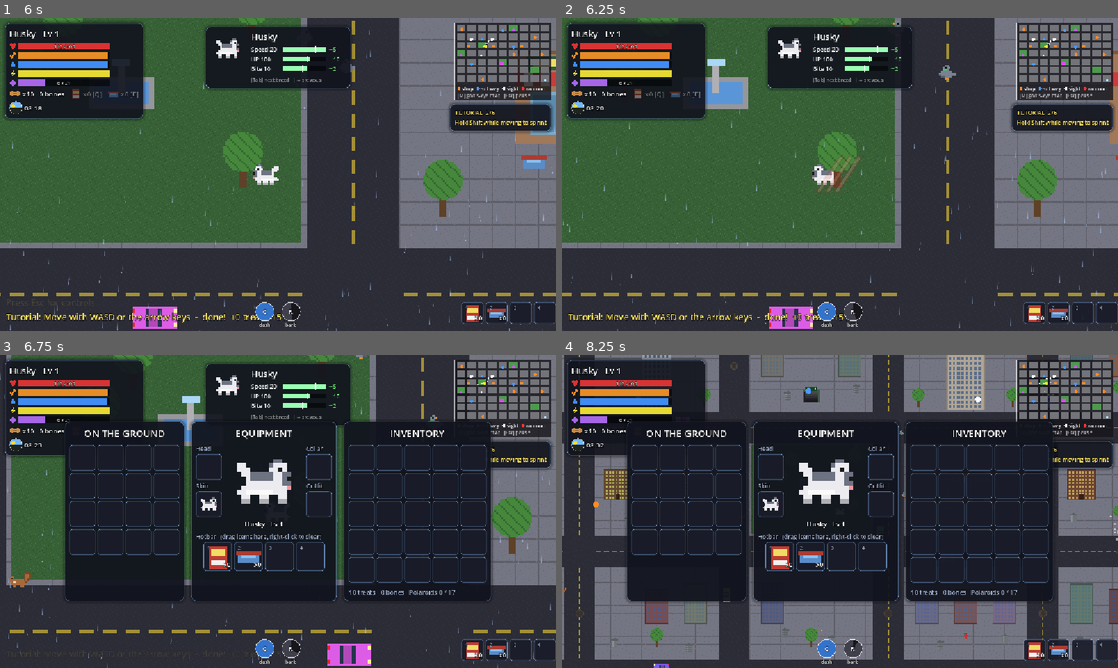
Above: before the commit, frames 1-4 (two rows, left to right).
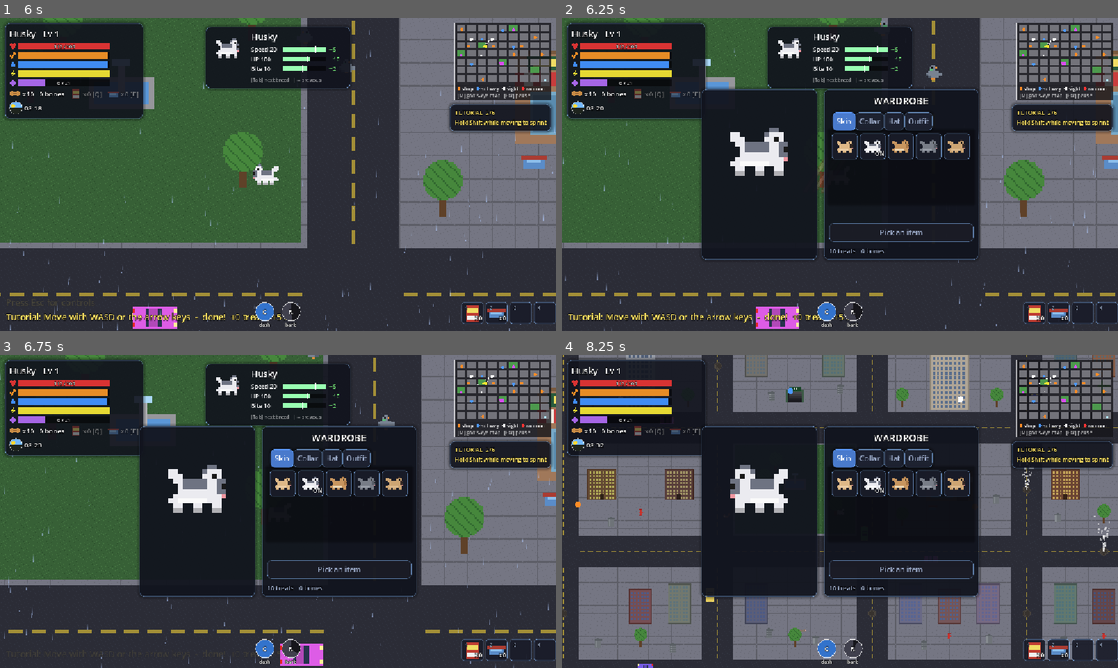
Above: after the commit, the same moments.

Repository: Damon1o/new-dog-city
Game: Godot game, scene res://scenes/Home.tscn
The game is run twice, just before and just after one commit, with the same random seed, the same clock (stepped at 60 frames per second) and the same inputs.
Inputs (mouse positions are in pixels of both pictures, inside the frame that each line leads up to):
- Up to frame 1 (6 s): click "Wardrobe" at 0.5 s; click "Album" at 1.25 s; click "New Story" at 2 s; tap Enter at 2.75 s; move the mouse to (400, 158) at 2.77 s; hold D (move_right) 2.78-3.5 s; hold Space (bite) 2.78-3.5 s; tap R (bark) at 2.85 s; click (400, 158) at 2.92 s; drag from (166, 190) to (250, 237) at 3.52 s; move the mouse to (333, 105) at 4.27 s; hold D (move_right) 4.28-5 s; tap Tab (breed) at 4.35 s; click (333, 105) at 4.42 s; tap Q (purina) at 4.55 s; drag from (250, 237) to (111, 127) at 5.02 s; move the mouse to (444, 221) at 5.77 s; hold A (move_left) from 5.78 s (still down); tap E (water) at 5.85 s; click (444, 221) at 5.92 s
- Up to frame 2 (6.25 s): keep holding A (move_left); tap B (wardrobe, bound only after the commit) at 6.05 s
- Up to frame 3 (6.75 s): tap I (inventory) at 6.4 s; release A (move_left) at 6.5 s; drag from (111, 464) to (194, 433) at 6.52 s
- Up to frame 4 (8.25 s): move the mouse to (867, 511) at 7.27 s; hold S (move_down) 7.28-8 s; hold Space (bite) 7.28-8 s; tap R (bark) at 7.35 s; click (867, 511) at 7.42 s; tap M (map) at 7.9 s; drag from (756, 433) to (728, 527) at 8.02 s

Frame 1 is identical in both runs. In frame 2, 31% of the frame differs, in the area x 0-100%, y 0-100%; in frame 3, 29%; in frame 4, 33%.

Commit message:
M4-11: wardrobe (B) with skin / collar / hat / outfit slots
Live preview, tabbed item grid (owned / buyable / locked with hint), Equip / Buy,
treats and bones. Hats, collars and outfits are procedurally drawn child sprites
of the dog sprite; equipped items save in save_extra wardrobe/*. Inventory Head /
Outfit cells show the worn item and open the wardrobe.

Co-Authored-By: Claude Opus 5.5 <noreply@anthropic.com>

Diff:
--- /dev/null
+++ b/scripts/data/wardrobe.gd
@@ -0,0 +1,85 @@
+extends RefCounted
+## Wardrobe items (spec 05) and their pixel art. Hats / collars / outfits are child Sprite2Ds of
+## the dog sprite ("Gear" node), drawn here from string grids so no asset files are needed.
+## Skins are player.BREEDS; player.skin stays the source of truth for the skin slot.
+
+const SLOTS := {"skin": "Skin", "collar": "Collar", "hat": "Hat", "overlay": "Outfit"}
+## id -> name, slot, start (owned from the start), cost [n, "treats" | "bones"] (buyable here),
+## hint (how to unlock), at (top-left in dog-frame px; the frame is 16 x 10), art rows.
+const ITEMS := {
+	"name": {"name": "Name collar", "slot": "collar", "hint": "Bodega, 25 treats", "at": Vector2(9, 3),
+		"art": ["RR", "RR", "YY"]},
+	"lanyard": {"name": "Sam's lanyard", "slot": "collar", "start": true, "at": Vector2(9, 3),
+		"art": ["B.", "B.", "BW"]},
+	"lucky_paw": {"name": "Lucky Paw", "slot": "collar", "hint": "Find 8 Maneki Neko statues", "at": Vector2(9, 3),
+		"art": ["YY", "YY", "RY"]},
+	"spiked": {"name": "Spiked collar", "slot": "collar", "hint": "Sold by the trader, 4 bones", "at": Vector2(9, 3),
+		"art": ["KW", "KK", "KW"]},
+	"bell": {"name": "Bell collar", "slot": "collar", "hint": "A bodega cat at 5 hearts", "at": Vector2(9, 3),
+		"art": ["BB", "BB", "YY"]},
+	"bodega_cap": {"name": "Bodega cap", "slot": "hat", "cost": [40, "treats"], "at": Vector2(8, -2),
+		"art": [".RRRR..", "RRRRRRR"]},
+	"beanie": {"name": "Beanie", "slot": "hat", "hint": "Top Dog of NYC", "at": Vector2(9, -2),
+		"art": ["..W..", "BBBBB"]},
+	"fog_lamp": {"name": "Fog lamp hat", "slot": "hat", "hint": "Top Dog of San Francisco", "at": Vector2(9, -3),
+		"art": ["..Y..", ".KKK.", "KKKKK"]},
+	"sailor": {"name": "Sailor hat", "slot": "hat", "hint": "Dropped by the Seagull King", "at": Vector2(9, -2),
+		"art": [".WWW.", "WBBBW"]},
+	"rain_hood": {"name": "Rain hood", "slot": "hat", "hint": "Top Dog of Tokyo", "at": Vector2(8, -1),
+		"art": [".YYYY.", "YY..YY"]},
+	"hoodie": {"name": "Sam's hoodie", "slot": "overlay", "start": true, "at": Vector2(3, 3),
+		"art": ["GGGGGGGGG", ".GGGGGGGG", ".GHHHHHHG", "GGGGGGGGG"]},
+}
+const PAL := {"R": Color(0.85, 0.2, 0.2), "Y": Color(0.95, 0.8, 0.25), "B": Color(0.25, 0.4, 0.85),
+	"W": Color(0.95, 0.95, 0.95), "K": Color(0.2, 0.2, 0.22), "G": Color(0.35, 0.38, 0.42),
+	"H": Color(0.55, 0.58, 0.62)}
+## ponytail: every breed shares one DOG grid (tools/gen_assets.py), so these are all zero;
+## nudge a breed here if its art ever changes.
+const OFFSET := {"pug": Vector2.ZERO, "husky": Vector2.ZERO, "chihuahua": Vector2.ZERO,
+	"great_dane": Vector2.ZERO, "mastiff": Vector2.ZERO}
+
+static var cache := {}
+
+static func icon(id: String) -> Texture2D:
+	if not ITEMS.has(id):
+		return null
+	if not cache.has(id):
+		var rows: Array = ITEMS[id].art
+		var img := Image.create(rows[0].length(), rows.size(), false, Image.FORMAT_RGBA8)
+		for y in rows.size():
+			for x in rows[y].length():
+				img.set_pixel(x, y, PAL.get(rows[y][x], Color(0, 0, 0, 0)))
+		cache[id] = ImageTexture.create_from_image(img)
+	return cache[id]
+
+## Equipped items, minus the name collar while the dog has no name (`extra` = game.save_extra).
+static func worn(extra: Variant, collar: String) -> Dictionary:
+	var eq: Dictionary = (extra.get("wardrobe/equipped", {"collar": "name"}) if extra is Dictionary else {}).duplicate()
+	if eq.get("collar", "name") == "name" and collar == "":
+		eq.collar = ""
+	return eq
+
+## Put the worn collar / hat / overlay on `sprite` (the dog's Sprite2D, frames centered).
+static func dress(sprite: Sprite2D, breed_file: String, eq: Dictionary) -> void:
+	var gear: Node2D = sprite.get_node_or_null("Gear")
+	if gear == null:
+		gear = Node2D.new()
+		gear.name = "Gear"
+		sprite.add_child(gear)
+	for ch in gear.get_children():
+		ch.free()
+	for slot in ["overlay", "collar", "hat"]:
+		var id: String = eq.get(slot, "")
+		if ITEMS.has(id):
+			var s := Sprite2D.new()
+			s.texture = icon(id)
+			s.centered = false
+			s.position = ITEMS[id].at - Vector2(8, 5) + OFFSET.get(breed_file, Vector2.ZERO)
+			gear.add_child(s)
+	flip(sprite)
+
+## flip_h doesn't reach children, so mirror the Gear node with the sprite.
+static func flip(sprite: Sprite2D) -> void:
+	var gear: Node2D = sprite.get_node_or_null("Gear")
+	if gear:
+		gear.scale.x = -1.0 if sprite.flip_h else 1.0
--- a/scripts/game.gd
+++ b/scripts/game.gd
@@ -39,6 +39,7 @@
 const KeybindsUi := preload("res://scripts/ui/keybinds.gd")
 var keybinds: Node  # scripts/ui/keybinds.gd (Settings > Key bindings)
 var inventory: Node  # scripts/ui/inventory.gd (I)
+var wardrobe: Node  # scripts/ui/wardrobe.gd (B)
 const BOSSES := preload("res://scripts/data/bosses.gd").BOSSES
 const PREY := Items.PREY
 const SHOP := Items.SHOP
@@ -281,6 +282,8 @@
 	if event.keycode == KEY_ESCAPE:  # fixed: always reaches pause / Settings
 		if inventory.is_open():
 			inventory.toggle()
+		elif wardrobe.is_open():
+			wardrobe.toggle()
 		elif not name_edit.visible:
 			set_paused(true)
 		return
@@ -311,6 +314,8 @@
 			interact()
 		"inventory":
 			inventory.toggle()
+		"wardrobe":
+			wardrobe.toggle()
 		"map":
 			if inside == "":
 				god_view = not god_view
@@ -574,6 +579,10 @@
 	inventory.g = self
 	add_child(inventory)
 	inventory.build()
+	wardrobe = preload("res://scripts/ui/wardrobe.gd").new()
+	wardrobe.g = self
+	add_child(wardrobe)
+	wardrobe.build()
 	keybinds = KeybindsUi.new()
 	keybinds.g = self
 	add_child(keybinds)
--- a/scripts/player.gd
+++ b/scripts/player.gd
@@ -7,6 +7,7 @@
 
 const XP := preload("res://scripts/systems/xp.gd")
 const Items := preload("res://scripts/data/items.gd")
+const Wardrobe := preload("res://scripts/data/wardrobe.gd")
 const PX_PER_MPH := 16.0  # ideas.md top speed 15-20 mph -> 240-320 px/s
 const BREEDS := [
 	{"name": "Pug", "file": "pug", "scale": 2.4, "mph": 15.0, "hp": 90.0, "atk": 8.0, "scare": 0.8},
@@ -116,6 +117,7 @@
 	hp += max_hp - before
 
 func _physics_process(delta: float) -> void:
+	Wardrobe.flip(sprite)  # hats / collars follow flip_h (set here and by game.gd's mouse bite)
 	attack_cd = maxf(attack_cd - delta, 0.0)
 	dash_cd = maxf(dash_cd - delta, 0.0)
 	bark_cd = maxf(bark_cd - delta, 0.0)
@@ -304,4 +306,6 @@
 func apply_skin() -> void:
 	sprite.texture = load("res://assets/dog_%s.png" % breed().file)
 	sprite.scale = Vector2.ONE * float(breed().scale)
-	name_tag.text = collar
+	var eq := Wardrobe.worn(get_parent().get("save_extra"), collar)  # scripts/data/wardrobe.gd
+	name_tag.text = collar if eq.get("collar", "name") == "name" else ""
+	Wardrobe.dress(sprite, breed().file, eq)
--- a/scripts/systems/keys.gd
+++ b/scripts/systems/keys.gd
@@ -8,6 +8,7 @@
 	"sprint": ["Sprint", [KEY_SHIFT]], "bite": ["Bite  (hold: pounce)", [KEY_SPACE]],
 	"dash": ["Dash", [KEY_C]], "bark": ["Bark", [KEY_R]], "interact": ["Interact", [KEY_F]],
 	"inventory": ["Inventory", [KEY_I]], "map": ["Map", [KEY_M]], "breed": ["Change breed", [KEY_TAB]],
+	"wardrobe": ["Wardrobe", [KEY_B]],
 	"purina": ["Eat Purina", [KEY_Q]], "water": ["Drink water", [KEY_E]],
 	"hot_1": ["Hotbar 1 / choice 1", [KEY_1]], "hot_2": ["Hotbar 2 / choice 2", [KEY_2]],
 	"hot_3": ["Hotbar 3 / choice 3", [KEY_3]], "hot_4": ["Hotbar 4 / choice 4", [KEY_4]],
--- a/scripts/ui/inventory.gd
+++ b/scripts/ui/inventory.gd
@@ -194,7 +194,7 @@
 	gear.add_child(top)
 	var left := VBoxContainer.new()
 	top.add_child(left)
-	cell(labeled(left, "Head"), null, "", "Hats arrive with the wardrobe")
+	worn(left, "Head", "hat")
 	var t: Texture2D = g.player.sprite.texture
 	var frame := AtlasTexture.new()  # sprite sheet is 2 walk frames side by side; show the first
 	frame.atlas = t
@@ -216,7 +216,7 @@
 	var right := VBoxContainer.new()
 	top.add_child(right)
 	cell(labeled(right, "Collar"), null, g.player.collar.left(6), "Name collar: %s" % (g.player.collar if g.player.collar != "" else "none"))
-	cell(labeled(right, "Outfit"), null, "", "Outfits arrive with the wardrobe")
+	worn(right, "Outfit", "overlay")
 	var hb := HBoxContainer.new()
 	hb.add_theme_constant_override("separation", 4)
 	hb.alignment = BoxContainer.ALIGNMENT_CENTER
@@ -232,6 +232,17 @@
 			func(_at, d): return d is Dictionary and d.get("item", "") in CARRY,
 			func(_at, d): bind(d.item, s))
 		on_click(p, Callable(), clear_slot.bind(s))
+
+## Head / Outfit: the worn wardrobe item; click opens the wardrobe (B).
+func worn(parent: Node, title: String, slot: String) -> void:
+	var id: String = g.wardrobe.equipped().get(slot, "")
+	var info: Dictionary = g.wardrobe.Wardrobe.ITEMS.get(id, {})
+	on_click(cell(labeled(parent, title), g.wardrobe.Wardrobe.icon(id), "",
+		"%s - click for the wardrobe" % info.get("name", "Nothing")), open_wardrobe)
+
+func open_wardrobe() -> void:
+	toggle()
+	g.wardrobe.toggle()
 
 func clear_slot(s: int) -> void:
 	var h := hotbar().duplicate()
--- /dev/null
+++ b/scripts/ui/wardrobe.gd
@@ -0,0 +1,201 @@
+extends Node
+## Wardrobe (B), spec 11: live dog preview on the left (turns every 2 s); tabs Skin / Collar /
+## Hat / Outfit on the right with a grid of owned, buyable (price) and locked (hint) items,
+## one Equip / Buy button, treats and bones. Saves as save_extra "wardrobe/owned" / "wardrobe/equipped".
+## Reuses the inventory's cell() / on_click(). ponytail: item bonuses (spec 05) not applied yet,
+## every unlockable is locked until its source (Top Dog, trader, cats) exists.
+
+const Wardrobe := preload("res://scripts/data/wardrobe.gd")
+const Save := preload("res://scripts/systems/save.gd")
+const Look := preload("res://scripts/ui/theme.gd")
+
+var g: Node2D
+var root: HBoxContainer
+var tabs: TabContainer
+var dog: Sprite2D  # preview
+var info: Label
+var wallet: Label
+var button: Button
+var sel := ""  # selected item id, or "skin:<i>"
+var turn_t := 0.0
+
+func build() -> void:
+	root = HBoxContainer.new()
+	root.add_theme_constant_override("separation", 14)
+	var left: PanelContainer = g.ui.panel(0.92)
+	var stage := Control.new()
+	stage.custom_minimum_size = Vector2(220, 220)
+	left.add_child(stage)
+	dog = Sprite2D.new()
+	dog.hframes = 2
+	dog.scale = Vector2.ONE * 10.0
+	dog.position = Vector2(110, 120)
+	dog.texture_filter = CanvasItem.TEXTURE_FILTER_NEAREST
+	stage.add_child(dog)
+	root.add_child(left)
+	var right: PanelContainer = g.ui.panel(0.92)
+	var col := VBoxContainer.new()
+	col.add_theme_constant_override("separation", 10)
+	right.add_child(col)
+	var t: Label = g.ui.hud_label(col, 20)
+	t.text = "WARDROBE"
+	t.horizontal_alignment = HORIZONTAL_ALIGNMENT_CENTER
+	tabs = TabContainer.new()
+	tabs.custom_minimum_size = Vector2(300, 190)
+	for slot: String in Wardrobe.SLOTS:
+		var grid := GridContainer.new()
+		grid.name = Wardrobe.SLOTS[slot]
+		grid.columns = 5
+		grid.add_theme_constant_override("h_separation", 4)
+		grid.add_theme_constant_override("v_separation", 4)
+		tabs.add_child(grid)
+	col.add_child(tabs)
+	info = g.ui.hud_label(col, 14)
+	button = Button.new()
+	button.pressed.connect(press)
+	col.add_child(button)
+	wallet = g.ui.hud_label(col, 13, Look.DIM)
+	root.add_child(right)
+	var c := CenterContainer.new()
+	g.ui.full(c)
+	c.add_child(root)
+	root.hide()
+
+func is_open() -> bool:
+	return root.visible
+
+## Same freeze rules as the inventory (spec 11).
+func toggle() -> void:
+	if root.visible:
+		root.hide()
+		g.player.frozen = false
+	elif not g.player.frozen and not g.player.dead:
+		refresh()
+		root.show()
+		g.player.frozen = true
+
+func _process(delta: float) -> void:
+	if not root.visible:
+		return
+	turn_t += delta
+	if turn_t >= 2.0:
+		turn_t = 0.0
+		dog.flip_h = not dog.flip_h
+		Wardrobe.flip(dog)
+
+# ---------- state ----------
+
+func owned_list() -> Array:
+	return g.save_extra.get("wardrobe/owned", [])
+
+func equipped() -> Dictionary:
+	return g.save_extra.get("wardrobe/equipped", Save.V2["wardrobe/equipped"].duplicate())
+
+func owns(id: String) -> bool:
+	if id.begins_with("skin:"):
+		return true  # every breed is owned (spec 05)
+	if id == "name":
+		return g.player.collar != ""  # bought at the bodega
+	return Wardrobe.ITEMS[id].get("start", false) or id in owned_list()
+
+func is_worn(id: String) -> bool:
+	if id.begins_with("skin:"):
+		return int(id.get_slice(":", 1)) == g.player.skin
+	return equipped().get(Wardrobe.ITEMS[id].slot, "") == id
+
+func price(id: String) -> Array:
+	return [] if id.begins_with("skin:") else Wardrobe.ITEMS[id].get("cost", [])
+
+func can_pay(cost: Array) -> bool:
+	return (g.player.treats if cost[1] == "treats" else g.economy.bones) >= cost[0]
+
+## Equip / Buy button: buy if buyable, else toggle the item on (or off).
+func press() -> void:
+	if sel == "":
+		return
+	if not owns(sel):
+		var cost := price(sel)
+		if cost.is_empty() or not can_pay(cost):
+			return
+		if cost[1] == "treats":
+			g.player.treats -= cost[0]
+		else:
+			g.economy.bones -= cost[0]
+		g.save_extra["wardrobe/owned"] = owned_list() + [sel]
+		g.sfx("pickup")
+	equip(sel)
+
+func equip(id: String) -> void:
+	var p: Node = g.player
+	if id.begins_with("skin:"):
+		g.prev_skin = p.skin
+		var ratio: float = p.hp / p.max_hp
+		p.skin = int(id.get_slice(":", 1))
+		p.hp = p.max_hp * ratio
+	else:
+		var eq := equipped().duplicate()
+		var slot: String = Wardrobe.ITEMS[id].slot
+		eq[slot] = "" if eq.get(slot, "") == id else id
+		g.save_extra["wardrobe/equipped"] = eq
+	p.apply_skin()
+	if root.visible:
+		refresh()
+
+# ---------- view ----------
+
+func refresh() -> void:
+	var p: Node = g.player
+	dog.texture = p.sprite.texture
+	Wardrobe.dress(dog, p.breed().file, Wardrobe.worn(g.save_extra, p.collar))
+	for slot: String in Wardrobe.SLOTS:
+		var grid: GridContainer = tabs.get_node(Wardrobe.SLOTS[slot])
+		for ch in grid.get_children():
+			ch.free()
+		var ids: Array = []
+		if slot == "skin":
+			for i in p.BREEDS.size():
+				ids.append("skin:%d" % i)
+		else:
+			ids = Wardrobe.ITEMS.keys().filter(func(id): return Wardrobe.ITEMS[id].slot == slot)
+		for id: String in ids:
+			var cell: PanelContainer = g.inventory.cell(grid, icon(id), tag(id), title(id))
+			if tag(id) == "?":
+				cell.modulate = Color(1, 1, 1, 0.45)  # locked
+			g.inventory.on_click(cell, pick.bind(id))
+	button.disabled = true
+	button.text = "Pick an item"
+	info.text = ""
+	if sel != "":
+		var cost := price(sel)
+		button.disabled = not owns(sel) and (cost.is_empty() or not can_pay(cost))
+		if owns(sel):
+			button.text = "Unequip" if is_worn(sel) and not sel.begins_with("skin:") else "Equip"
+		else:
+			button.text = "Locked" if cost.is_empty() else "Buy (%d %s)" % cost
+		info.text = title(sel) + ("\nLocked: " + Wardrobe.ITEMS[sel].hint if tag(sel) == "?" else "")
+	wallet.text = "%d treats   %d bones" % [p.treats, g.economy.bones]
+
+## Cell corner: ON (worn), blank (owned), price (buyable) or ? (locked).
+func tag(id: String) -> String:
+	if is_worn(id):
+		return "ON"
+	if owns(id):
+		return ""
+	var cost := price(id)
+	return "?" if cost.is_empty() else "%d%s" % [cost[0], "t" if cost[1] == "treats" else "b"]
+
+func pick(id: String) -> void:
+	sel = id
+	refresh()
+
+func title(id: String) -> String:
+	return str(g.player.BREEDS[int(id.get_slice(":", 1))].name) if id.begins_with("skin:") else str(Wardrobe.ITEMS[id].name)
+
+func icon(id: String) -> Texture2D:
+	if not id.begins_with("skin:"):
+		return Wardrobe.icon(id)
+	var t: Texture2D = load("res://assets/dog_%s.png" % g.player.BREEDS[int(id.get_slice(":", 1))].file)
+	var frame := AtlasTexture.new()
+	frame.atlas = t
+	frame.region = Rect2(0, 0, t.get_width() / 2.0, t.get_height())
+	return frame
--- a/tests/smoke.gd
+++ b/tests/smoke.gd
@@ -203,6 +203,34 @@
 	assert(game.menu_rows.size() >= 7, "menu fits a landmark elevator")
 	await frames(1)  # HUD hotbar refreshes in _process
 	assert(game.inventory.hud_slots[3].icon.texture != null, "HUD hotbar slot 4 shows water")
+	# wardrobe (M4-11): B opens it, buy + equip the bodega cap, locked items stay locked, hat survives save / load
+	var wr: Node = game.wardrobe
+	wr.toggle()
+	assert(wr.is_open() and player.frozen and wr.tabs.get_child_count() == 4, "B opens the wardrobe")
+	assert(wr.tabs.get_child(0).get_child_count() == player.BREEDS.size(), "one skin per breed")
+	player.treats = 50
+	wr.pick("bodega_cap")
+	wr.press()
+	assert(player.treats == 10 and wr.equipped().hat == "bodega_cap", "buy + equip the bodega cap")
+	wr.pick("beanie")
+	wr.press()
+	assert(wr.equipped().hat == "bodega_cap" and not wr.owns("beanie") and wr.button.disabled, "beanie is locked")
+	wr.toggle()
+	assert(not wr.is_open() and not player.frozen)
+	var gear: Node2D = player.sprite.get_node("Gear")
+	var cap: Texture2D = wr.Wardrobe.icon("bodega_cap")
+	assert(gear.get_children().any(func(s): return s.texture == cap), "cap drawn on the dog")
+	player.sprite.flip_h = true
+	await physics_frame
+	await physics_frame
+	assert(gear.scale.x == -1.0, "gear flips with the dog")
+	game.save_game()
+	game.save_extra["wardrobe/equipped"] = {}
+	player.apply_skin()
+	assert(player.sprite.get_node("Gear").get_child_count() == 0)
+	game.load_game()
+	assert(wr.equipped().hat == "bodega_cap" and "bodega_cap" in wr.owned_list(), "hat saved")
+	assert(player.sprite.get_node("Gear").get_children().any(func(s): return s.texture == cap), "hat still on after reload")
 	# key bindings: rebind dash to V, V dashes, C no longer does; reset brings C back
 	var Keys = load("res://scripts/systems/keys.gd")
 	Keys.rebind("dash", KEY_V)
Not shown, added: scripts/data/wardrobe.gd.uid
Not shown, added: scripts/ui/wardrobe.gd.uid
